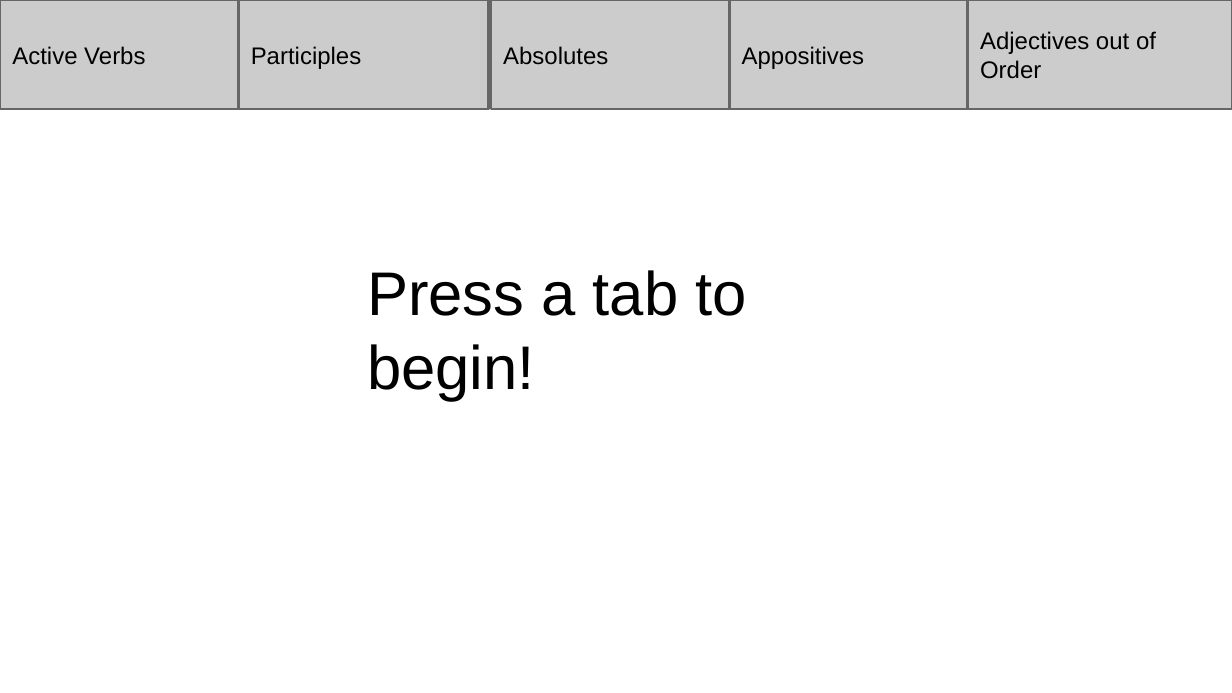
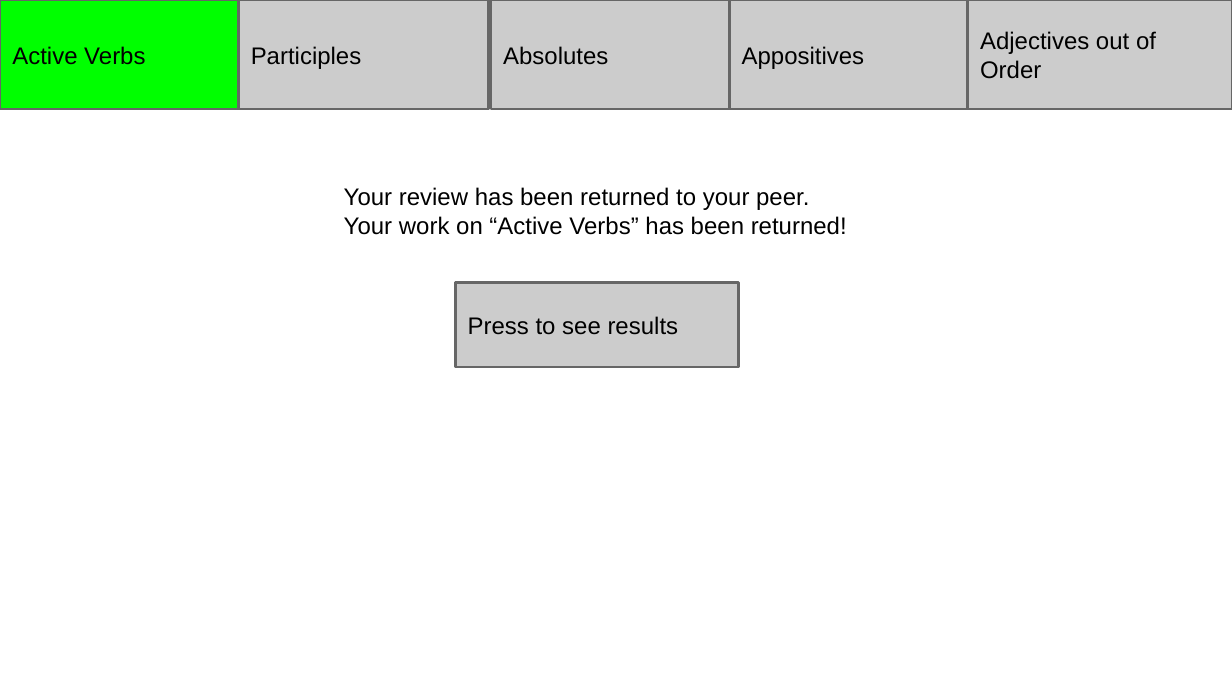
Before and after one commit to nealyoung/GrammarBrushstrokes, a slide deck: slide 11 of Mock-Up 1.pptx (slide 1 before the commit). Drawn at 1232x693 pixels with LibreOffice and Linux fonts; fonts in the diff are those of the drawing. Boxes give left, top, right and bottom in pixels: in the first picture for what was removed or moved away, otherwise in the second. Text is boxed around its words. In the diff, an @@ line names an element or a change of style, - is before the commit and + after.

```diff
--- a/Mock-Up 1.pptx
+++ b/Mock-Up 1.pptx
@@ rectangle "Active Verbs" at (0, 0, 239, 110): fill #CCCCCC to #00FF00 @@
@@ text added at (344, 187, 847, 235), 14 pt, text #000000 @@
+Your review has been returned to your peer.
+Your work on “Active Verbs” has been returned!
@@ text removed at (367, 270, 746, 401) @@
-Press a tab to begin!
@@ rectangle added at (456, 282, 739, 367), fill #CCCCCC, outline #666666 1.5 pt, 14 pt, text #000000 @@
+Press to see results
```
Also in this commit, not shown: 4 other slides changed, 6 slides added.
